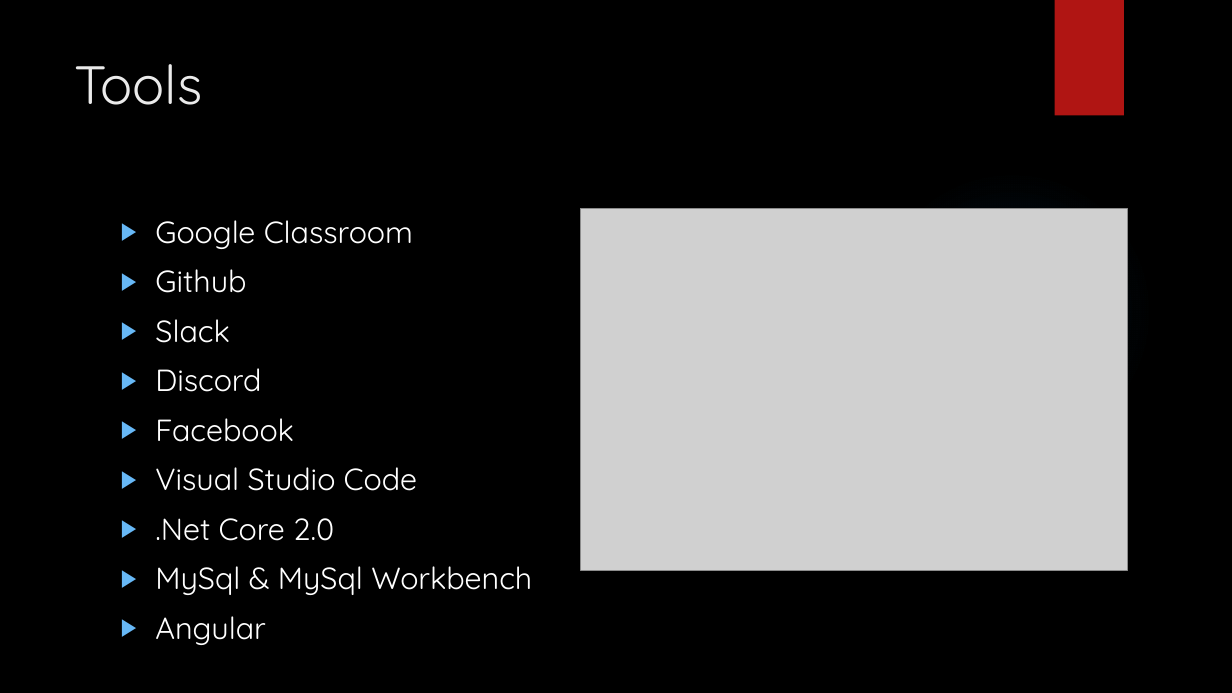
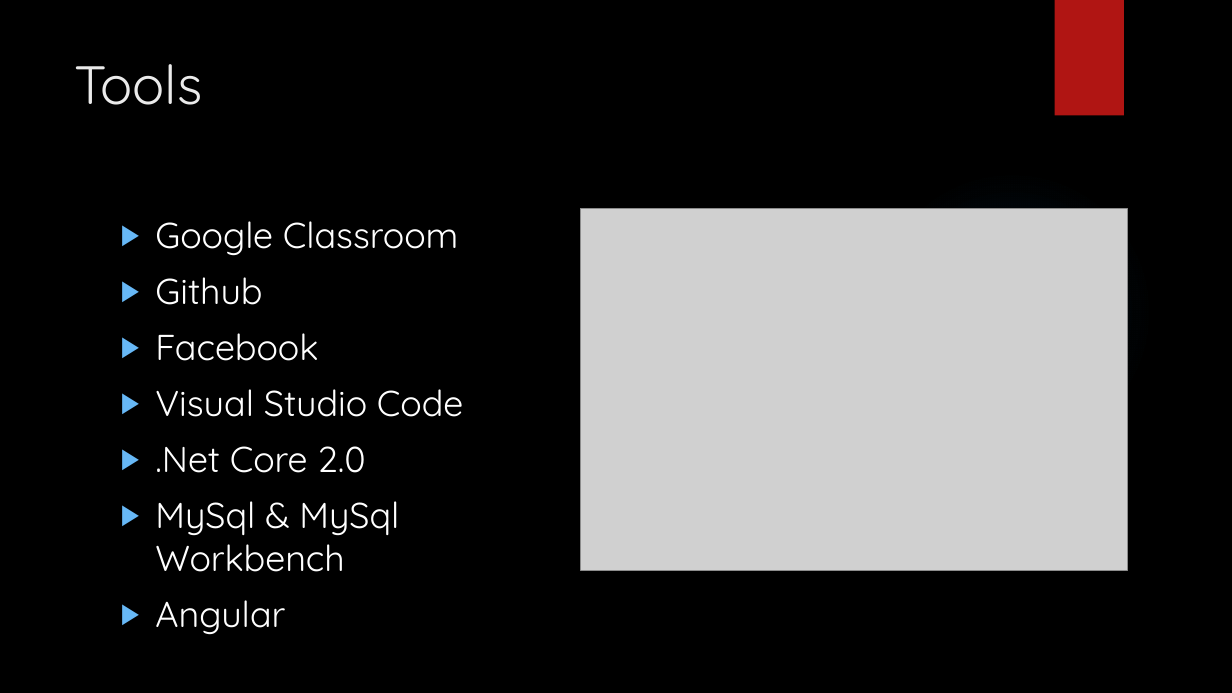
Before and after one commit to LogolsLLC/Logols-May2018, a slide deck: slide 5 of Slides/01_CourseIntroduction.pptx. Drawn at 1232x693 pixels with LibreOffice and Linux fonts; fonts in the diff are those of the drawing; grey boxes stand for pictures; background and template pictures are left out. Boxes give left, top, right and bottom in pixels: in the first picture for what was removed or moved away, otherwise in the second. Text is boxed around its words. In the diff, an @@ line names an element or a change of style, - is before the commit and + after.

Commit message:
slides

```diff
--- a/Slides/01_CourseIntroduction.pptx
+++ b/Slides/01_CourseIntroduction.pptx
@@ text "Google Classroom" at [155, 221, 463, 635]: size 23.8 to 28 pt @@
@@ text at [155, 319, 261, 392]: paragraphs removed @@
-▶ Slack
-▶ Discord
```
Also in this commit, not shown: 13 other files.
